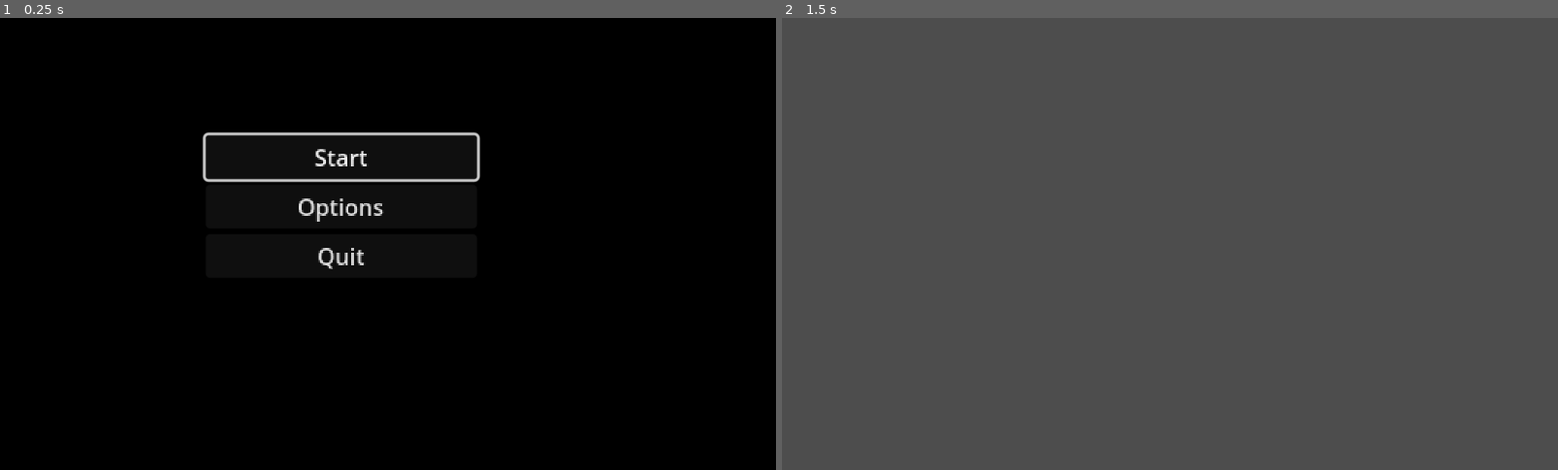
Above: before the commit, frames 1-2 (left to right).
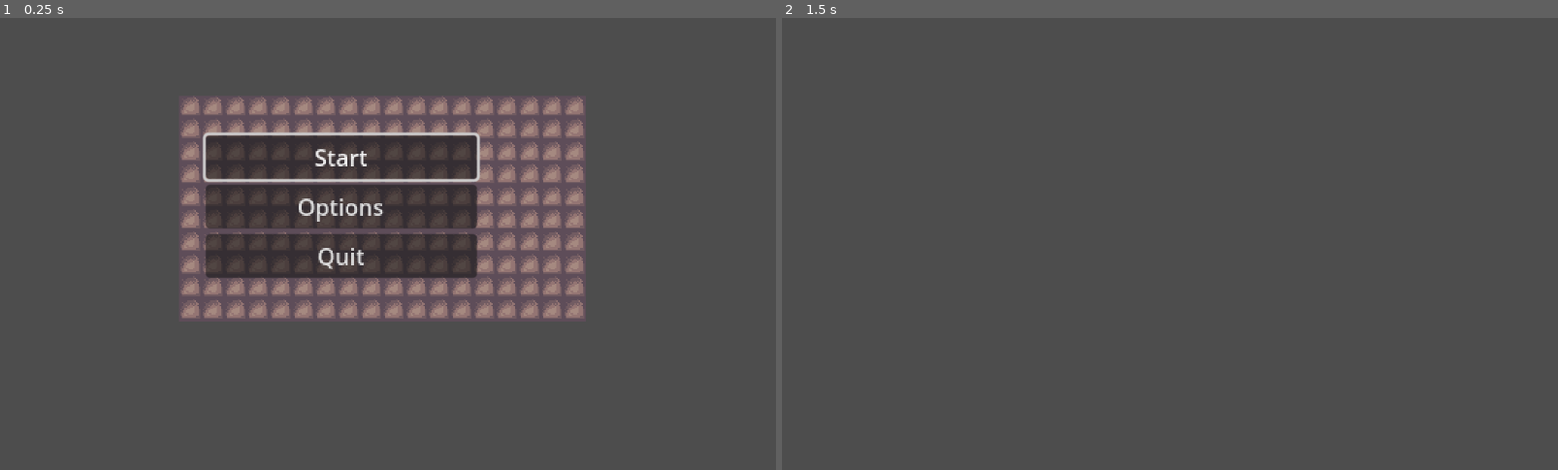
Above: after the commit, the same moments.

Repository: Coffin-Likker/tetrarcana
Game: Godot game, scene res://scenes/main.tscn
Same seed, same stepped clock (60 frames per second), same inputs: the game is played once before the commit and once after it.
Inputs (mouse positions are in pixels of both pictures, inside the frame that each line leads up to):
- Up to frame 1 (0.25 s): no input
- Up to frame 2 (1.5 s): click "Start" at 0.5 s; tap Enter at 1.25 s; move the mouse to (1340, 221) at 1.27 s; tap E (rotate_clockwise) at 1.35 s; click (1340, 221) at 1.42 s

The runs differ from the first frame. In frame 1, 99% of the frame differs, in the area x 0-100%, y 0-100%; in frame 2, nothing differs.

Commit message:
Update MainMenu.tscn

Diff:
--- a/scenes/menu-scenes/MainMenu.tscn
+++ b/scenes/menu-scenes/MainMenu.tscn
@@ -10,19 +10,6 @@
 grow_horizontal = 2
 grow_vertical = 2
 script = ExtResource("1_tm1ue")
-
-[node name="ColorRect" type="ColorRect" parent="."]
-layout_mode = 1
-anchors_preset = -1
-anchor_left = 0.5
-anchor_top = 0.5
-anchor_right = 0.5
-anchor_bottom = 0.502
-offset_left = -1200.0
-offset_top = -700.0
-offset_right = 1204.0
-offset_bottom = 682.2
-color = Color(0, 0, 0, 1)
 
 [node name="VBoxContainer" type="VBoxContainer" parent="."]
 layout_mode = 1
